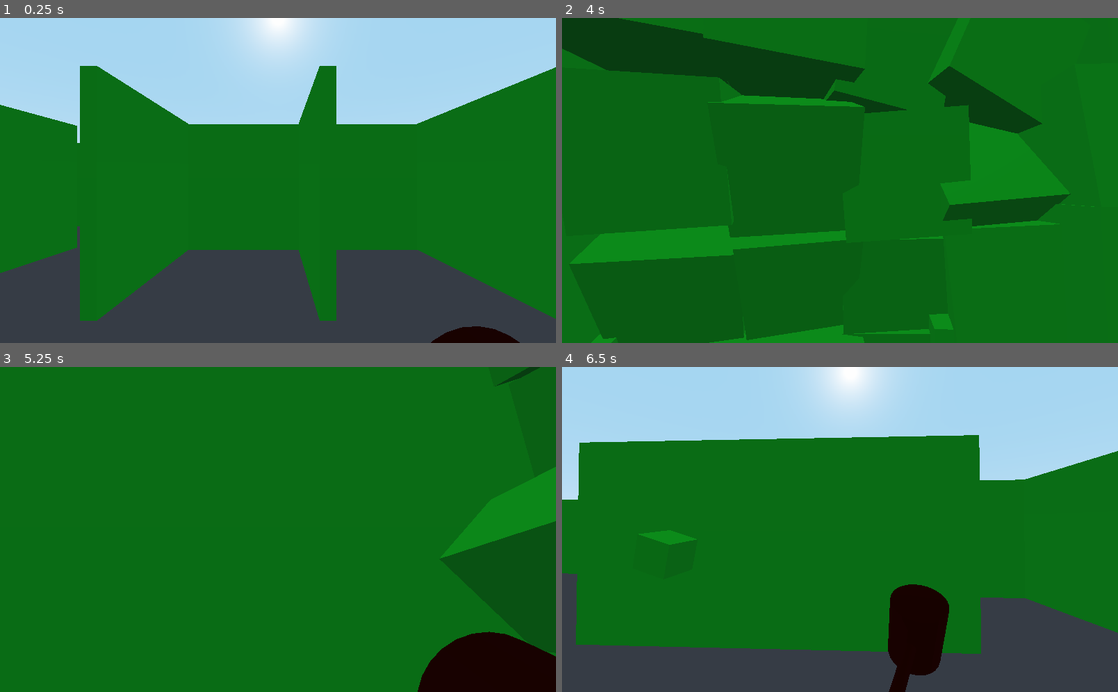
Above: before the commit, frames 1-4 (two rows, left to right).
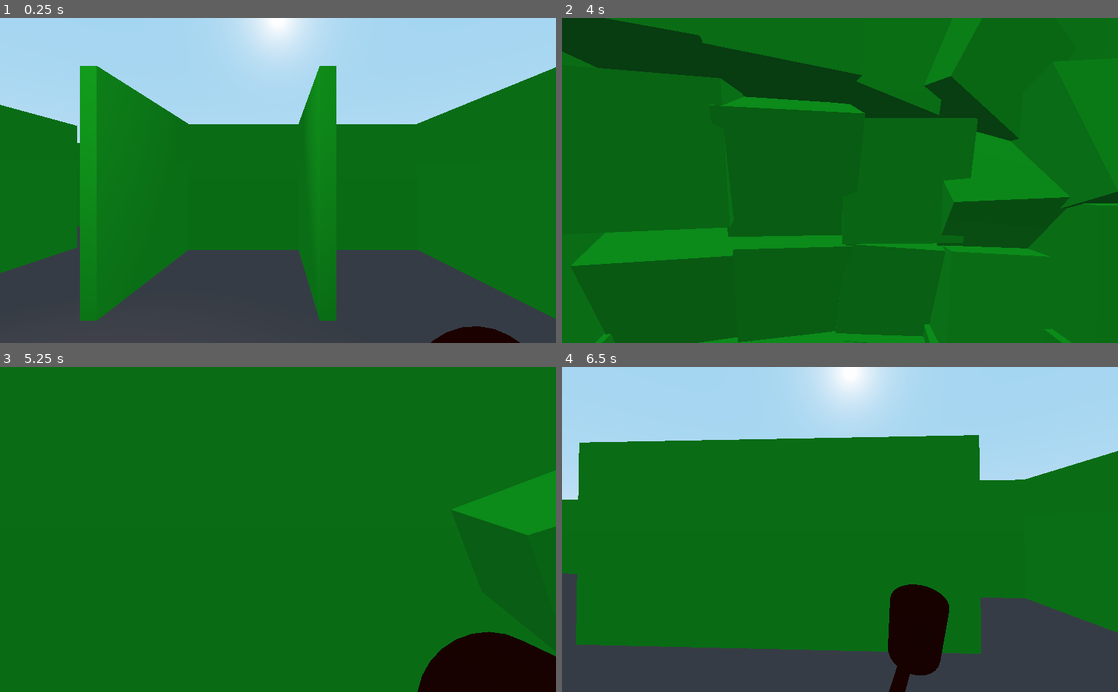
Above: after the commit, the same moments.

Repository: Gedas-S/what-minotaur
Game: Godot game, scene res://Maze.tscn
The game is run twice, just before and just after one commit, with the same random seed, the same clock (stepped at 60 frames per second) and the same inputs.
Inputs (mouse positions are in pixels of both pictures, inside the frame that each line leads up to):
- Up to frame 1 (0.25 s): no input
- Up to frame 2 (4 s): tap Enter at 0.5 s; move the mouse to (867, 180) at 0.52 s; hold W from 0.53 s (still down); tap Shift every 0.75 s from 0.6 to 3.6 s; click (867, 180) at 0.67 s; tap Space at 0.77, 1.52, 2.75, 3.02, 3.77 s; move the mouse to (812, 180) at 1.27 s; move the mouse to (851, 174) at 2.02 s; move the mouse to (834, 187) at 2.77 s; click (834, 187) at 2.92 s; move the mouse to (878, 183) at 3.52 s
- Up to frame 3 (5.25 s): keep holding W; move the mouse to (233, 526) at 4.27 s; tap Shift at 4.35, 5.1 s; tap Space at 4.52 s; move the mouse to (283, 529) at 5.02 s; click (283, 529) at 5.17 s
- Up to frame 4 (6.5 s): move the mouse to (817, 523) at 5.77 s; release W at 5.78 s; hold D from 5.78 s (still down); tap Shift at 5.85 s; tap Space at 6.02 s

The runs differ from the first frame. In frame 1, 2.4% of the frame differs, in the area x 14-61%, y 14-66%; in frame 2, 7.7%, in the area x 0-100%, y 0-100%; in frame 3, 2.0%; in frame 4, 0.2%.

Commit message:
worm worm

Diff:
--- a/Maze.tscn
+++ b/Maze.tscn
@@ -1,9 +1,10 @@
-[gd_scene load_steps=12 format=2]
+[gd_scene load_steps=13 format=2]
 
 [ext_resource path="res://Maze.gd" type="Script" id=1]
 [ext_resource path="res://walls/WallSegment.tscn" type="PackedScene" id=2]
 [ext_resource path="res://walls/BreakableWall.tscn" type="PackedScene" id=3]
 [ext_resource path="res://Player.gd" type="Script" id=4]
+[ext_resource path="res://mobs/Worm.tscn" type="PackedScene" id=5]
 
 [sub_resource type="CapsuleShape" id=1]
 radius = 0.498801
@@ -117,3 +118,6 @@
 transform = Transform( 1, 0, 0, 0, 1, 0, 0, 0, 1, 0, -1, 0 )
 mesh = SubResource( 7 )
 material/0 = null
+
+[node name="Worm" parent="." instance=ExtResource( 5 )]
+transform = Transform( 1, 0, 0, 0, 1, 0, 0, 0, 1, -2.59957, 2.4033, 0 )
--- a/mobs/Segment.gd
+++ b/mobs/Segment.gd
@@ -1,4 +1,4 @@
-extends KinematicBody
+extends RigidBody
 
 var follow_distance : float = 0
 
@@ -6,6 +6,6 @@
 	self.follow_distance = self.get_node("CollisionShape").shape.radius + self.get_node("../CollisionShape").shape.radius
 
 func _process(delta):
-	var direction : Vector3 = self.get_parent().transform.origin - self.transform.origin
-	var vector = direction.normalized() * (direction.length() - follow_distance)
-	self.move_and_slide_with_snap(vector, direction)
+	var direction : Vector3 = self.get_parent().global_transform.origin - self.global_transform.origin
+	var vector = direction * (direction.length() - self.follow_distance)
+	self.add_central_force(vector)
--- /dev/null
+++ b/mobs/Worm.gd
@@ -0,0 +1,13 @@
+extends KinematicBody
+
+# Declare member variables here. Examples:
+# var a = 2
+# var b = "text"
+
+# Called when the node enters the scene tree for the first time.
+func _ready():
+	pass # Replace with function body.
+
+# Called every frame. 'delta' is the elapsed time since the previous frame.
+func _process(delta):
+	self.move_and_slide(Vector3(0.1,0,0.1))
--- a/mobs/Worm.tscn
+++ b/mobs/Worm.tscn
@@ -1,6 +1,7 @@
-[gd_scene load_steps=23 format=2]
+[gd_scene load_steps=24 format=2]
 
-[ext_resource path="res://mobs/Segment.gd" type="Script" id=1]
+[ext_resource path="res://mobs/Worm.gd" type="Script" id=1]
+[ext_resource path="res://mobs/Segment.gd" type="Script" id=2]
 
 [sub_resource type="SphereShape" id=1]
 radius = 0.4
@@ -21,88 +22,89 @@
 radius = 0.4
 height = 0.65
 
-[sub_resource type="SphereShape" id=12]
+[sub_resource type="SphereShape" id=6]
 radius = 0.3
 
-[sub_resource type="SphereMesh" id=13]
+[sub_resource type="SphereMesh" id=7]
 material = SubResource( 4 )
 flip_faces = true
 radius = 0.3
 height = 0.5
 
-[sub_resource type="SphereShape" id=14]
+[sub_resource type="SphereShape" id=8]
 radius = 0.25
 
-[sub_resource type="SphereMesh" id=15]
+[sub_resource type="SphereMesh" id=9]
 material = SubResource( 4 )
 flip_faces = true
 radius = 0.25
 height = 0.4
 
-[sub_resource type="SphereShape" id=16]
+[sub_resource type="SphereShape" id=10]
 radius = 0.18
 
-[sub_resource type="SphereMesh" id=17]
+[sub_resource type="SphereMesh" id=11]
 material = SubResource( 4 )
 flip_faces = true
 radius = 0.18
 height = 0.3
 
-[sub_resource type="SphereShape" id=18]
+[sub_resource type="SphereShape" id=12]
 radius = 0.14
 
-[sub_resource type="SphereMesh" id=19]
+[sub_resource type="SphereMesh" id=13]
 material = SubResource( 4 )
 flip_faces = true
 radius = 0.14
 height = 0.25
 
-[sub_resource type="SphereShape" id=20]
+[sub_resource type="SphereShape" id=14]
 radius = 0.1
 
-[sub_resource type="SphereMesh" id=21]
+[sub_resource type="SphereMesh" id=15]
 material = SubResource( 4 )
 flip_faces = true
 radius = 0.1
 height = 0.2
 
-[sub_resource type="SphereMesh" id=6]
+[sub_resource type="SphereMesh" id=16]
 material = SubResource( 4 )
 flip_faces = true
 radius = 0.7
 height = 1.0
 
-[sub_resource type="OpenSimplexNoise" id=7]
+[sub_resource type="OpenSimplexNoise" id=17]
 seed = 1
 period = 33.6
 persistence = 0.49
 lacunarity = 2.07
 
-[sub_resource type="NoiseTexture" id=8]
+[sub_resource type="NoiseTexture" id=18]
 seamless = true
-noise = SubResource( 7 )
+noise = SubResource( 17 )
 
-[sub_resource type="SpatialMaterial" id=9]
+[sub_resource type="SpatialMaterial" id=19]
 albedo_color = Color( 1, 0, 0, 1 )
-albedo_texture = SubResource( 8 )
+albedo_texture = SubResource( 18 )
 
-[sub_resource type="SphereMesh" id=10]
-material = SubResource( 9 )
+[sub_resource type="SphereMesh" id=20]
+material = SubResource( 19 )
 radius = 0.25
 height = 0.5
 
-[sub_resource type="SphereShape" id=11]
+[sub_resource type="SphereShape" id=21]
 radius = 0.7
 
 [node name="Worm" type="KinematicBody"]
 collision_layer = 1024
 collision_mask = 1027
+script = ExtResource( 1 )
 
 [node name="Segment" type="KinematicBody" parent="."]
 transform = Transform( 1, 0, 0, 0, 1, 0, 0, 0, 1, -0.994, 0.4, 0 )
 collision_layer = 2048
 collision_mask = 2051
-script = ExtResource( 1 )
+script = ExtResource( 2 )
 
 [node name="CollisionShape" type="CollisionShape" parent="Segment"]
 shape = SubResource( 1 )
@@ -115,26 +117,24 @@
 transform = Transform( 1, 0, 0, 0, 1, 0, 0, 0, 1, -0.680267, -0.118708, 0 )
 collision_layer = 1024
 collision_mask = 1027
-script = ExtResource( 1 )
 
 [node name="CollisionShape" type="CollisionShape" parent="Segment/Segment"]
-shape = SubResource( 12 )
+shape = SubResource( 6 )
 
 [node name="MeshInstance" type="MeshInstance" parent="Segment/Segment"]
-mesh = SubResource( 13 )
+mesh = SubResource( 7 )
 material/0 = null
 
 [node name="Segment" type="KinematicBody" parent="Segment/Segment"]
 transform = Transform( 1, 0, 0, 0, 1, 0, 0, 0, 1, -0.532322, -0.045885, 0 )
 collision_layer = 2048
 collision_mask = 2051
-script = ExtResource( 1 )
 
 [node name="CollisionShape" type="CollisionShape" parent="Segment/Segment/Segment"]
-shape = SubResource( 14 )
+shape = SubResource( 8 )
 
 [node name="MeshInstance" type="MeshInstance" parent="Segment/Segment/Segment"]
-mesh = SubResource( 15 )
+mesh = SubResource( 9 )
 material/0 = null
 
 [node name="Segment" type="KinematicBody" parent="Segment/Segment/Segment"]
Not shown: 3 places in mobs/Worm.tscn that only renumber resources
